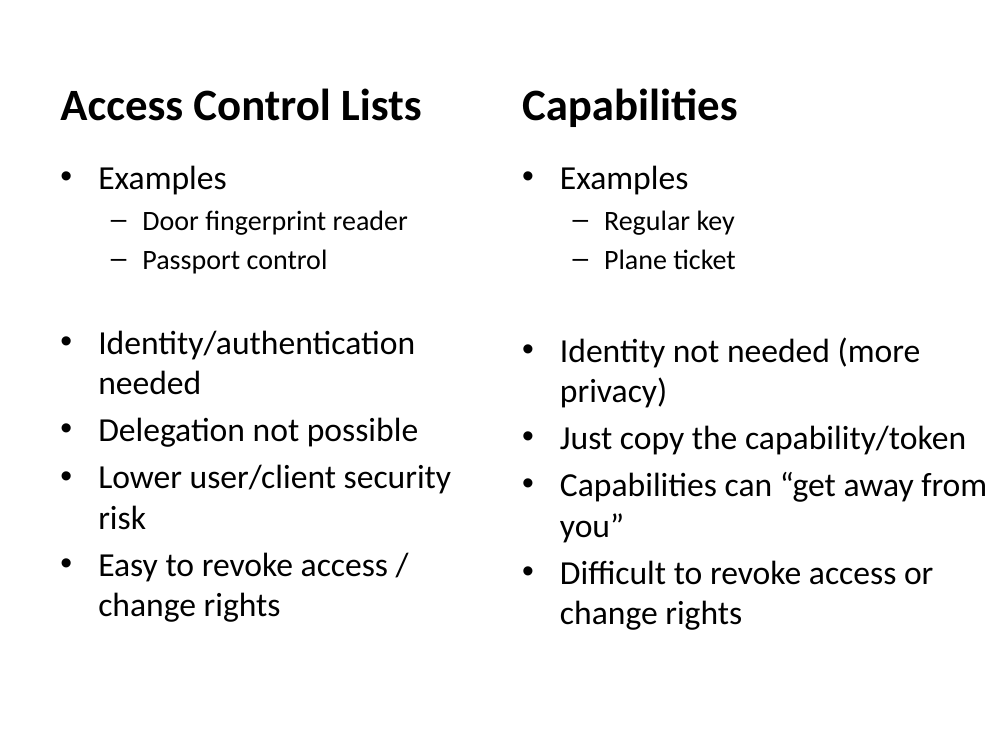
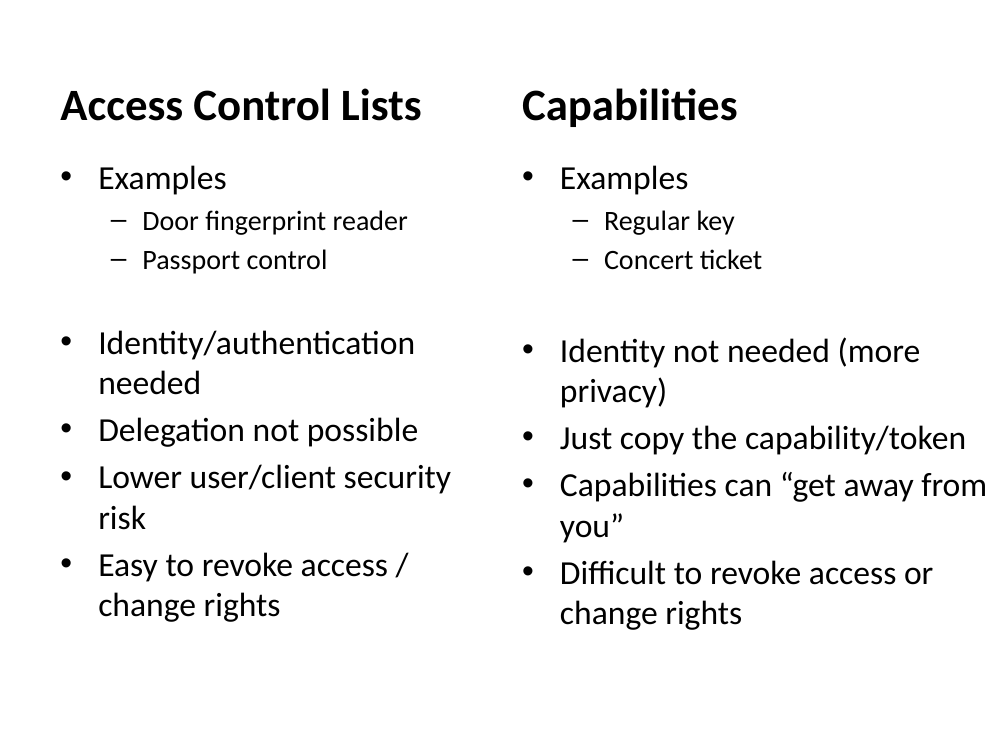
Before and after one commit to noise-lab/security-course, a slide deck: slide 16 of fall2016/lectures/8-ControlFlow.pptx. Drawn at 1008x756 pixels with LibreOffice and Linux fonts; fonts in the diff are those of the drawing. Boxes give left, top, right and bottom in pixels: in the first picture for what was removed or moved away, otherwise in the second. Text is boxed around its words. In the diff, an @@ line names an element or a change of style, - is before the commit and + after.

```diff
--- a/fall2016/lectures/8-ControlFlow.pptx
+++ b/fall2016/lectures/8-ControlFlow.pptx
@@ text at [604,249,763,270]: text changed @@
-  – Plane ticket
+  – Concert ticket
```
Also in this commit, not shown: 1 other slide changed, 61 slides removed, 1 other file.
